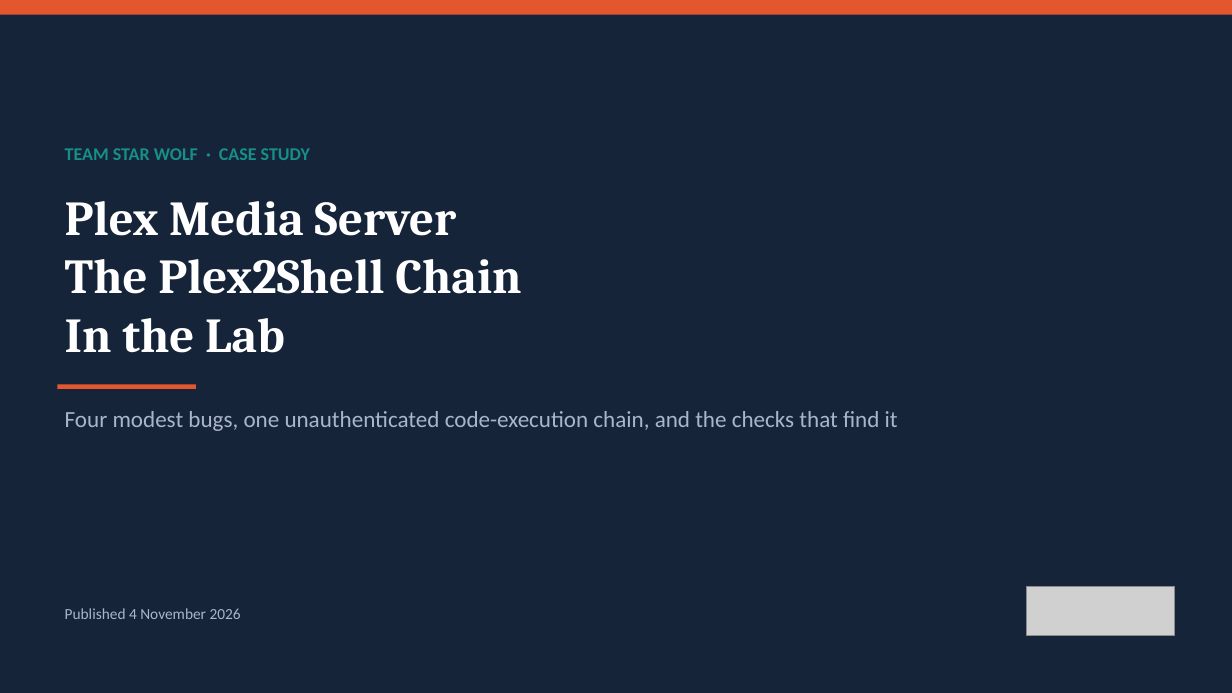
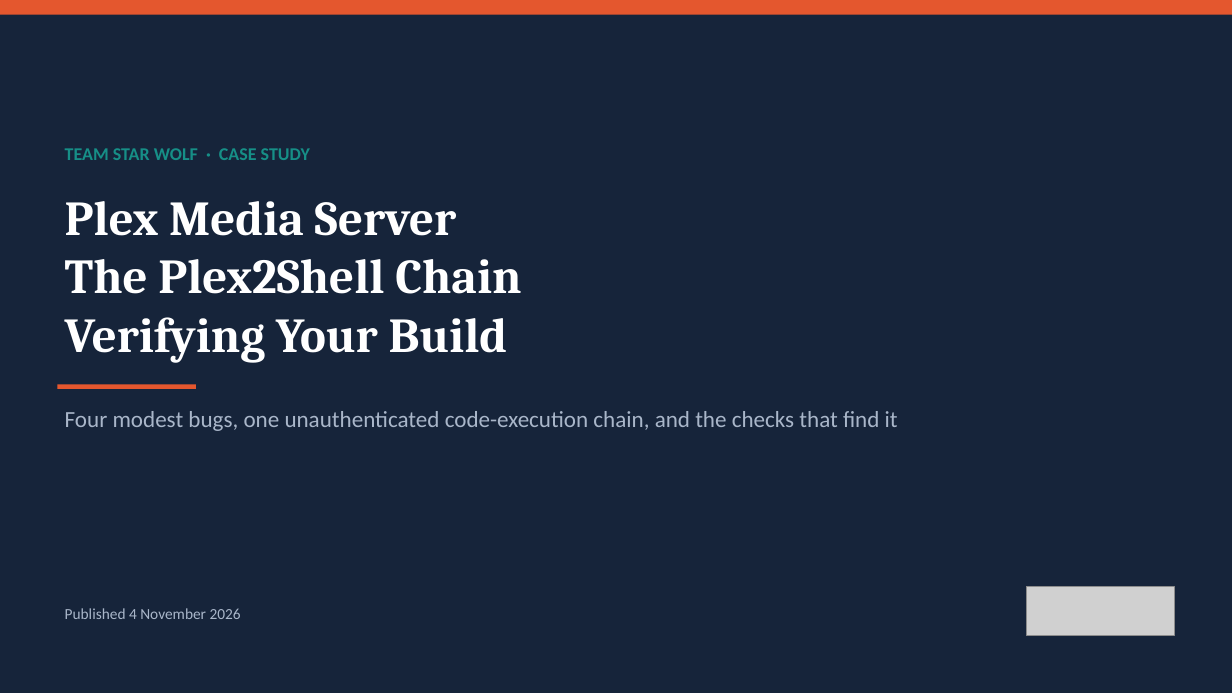
Before and after one commit to TeamStarWolf/TeamStarWolf, a slide deck: slide 1 of case-studies/slides/Plex_Media_Server_2026_CVEs_Case_Study.pptx. Drawn at 1232x693 pixels with LibreOffice and Linux fonts; fonts in the diff are those of the drawing; grey boxes stand for pictures. Boxes give left, top, right and bottom in pixels: in the first picture for what was removed or moved away, otherwise in the second. Text is boxed around its words. In the diff, an @@ line names an element or a change of style, - is before the commit and + after.

```diff
--- a/case-studies/slides/Plex_Media_Server_2026_CVEs_Case_Study.pptx
+++ b/case-studies/slides/Plex_Media_Server_2026_CVEs_Case_Study.pptx
@@ text at (65,317,508,362): text changed @@
-In the Lab
+Verifying Your Build
```
Also in this commit, not shown: 1 other slide changed, 7 other files.
